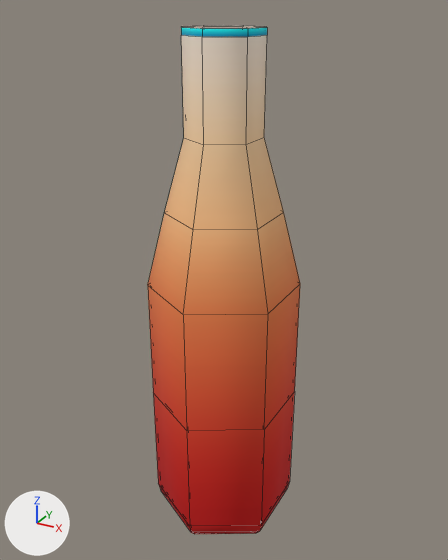
One commit to the FBX model Assets/Art/3D/Props/Bottle.fbx: the scene before it, then after it.
Before and after are seen from a 50 mm lens placed at (-1.634, -0.696, 0.64), pointed at (-2.024, 0.011, 0.286). Every picture has the same lights, and +X, +Y and +Z are marked at lower left. Mesh edges are drawn as thin lines. Where no turn or scale is listed for an object, it has been applied to the vertices.

In view in the first picture: 'Bottle'.
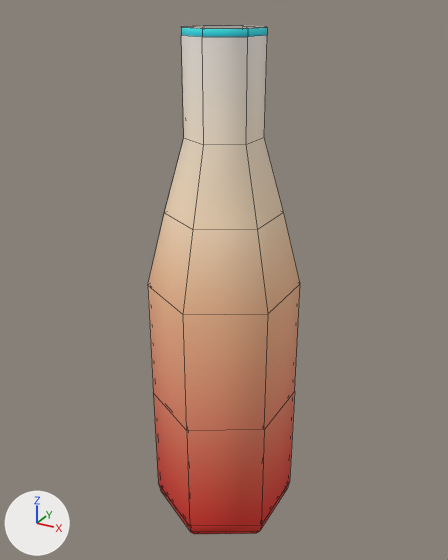
The newer file is also turned or shifted as a whole; pictures and numbers use the older file's frame.

Where the change shows, as pixel boxes (x1, y1, x2, y2) in the pictures (448 x 560 px):
'Bottle', surface changed: (148, 26, 300, 534) in both

Edits to the bpy script that builds the scene:
```text
Change img_paletteg_png:
    img_paletteg_png: load_image('PaletteG.png', '../../Textures/PaletteG.png', 1024, 1024, 'sRGB') -> load_image('PaletteG.png', '../../Textures/PaletteG.png', 1024, 1024, 'Non-Color')
```
